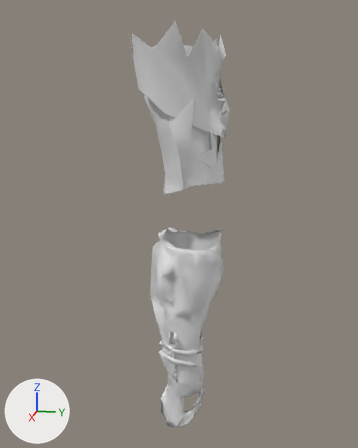
What one commit did to the FBX model Assets/Resources/Models/Equip/Arquimago_LuvaL.fbx.
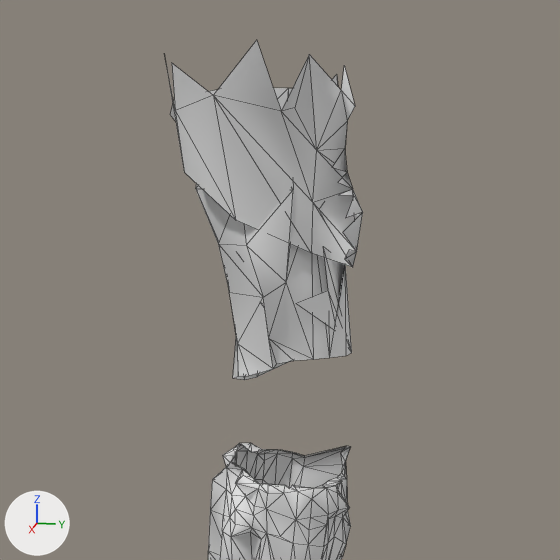
Old and new are each drawn whole from a camera (50 mm lens) standing at (0.906, 0.179, -0.164) and looking at (-0.011, -0.005, -0.394) and again close up on the part from 12% to 92% of the width and 0% to 64% of the height. Arrows for +X, +Y and +Z are at lower left; the lights stay in place. The first two pictures are the older version. The close-ups show mesh edges as thin lines. Where no turn or scale is listed for an object, it has been applied to the vertices. Vertices at exactly the same position are counted once.

In view in the first close-up: 'Piece'.
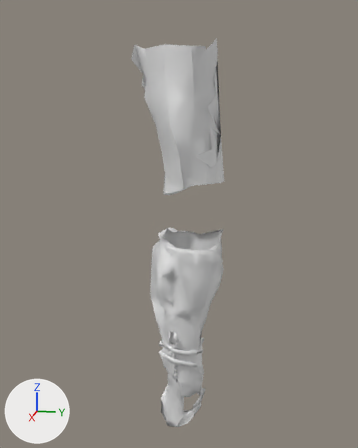
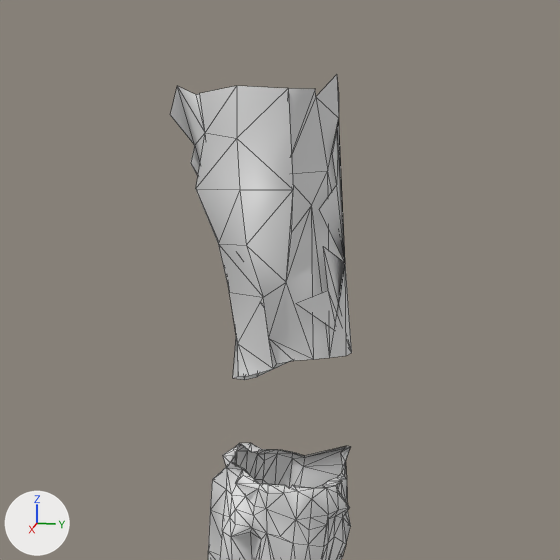
Where the change shows, as pixel boxes [x1, y1, x2, y2] in the close-ups (560 x 560 px):
'Piece', reshaped
    before: [165, 40, 363, 560]
    after: [170, 74, 352, 560]
part 1 of me_piece_010, deleted
    before: [165, 40, 363, 267]

The change, as a list of edits to the scene's bpy script:
```text
Change me_piece_010:
    used by ob_piece; location = (0.0, 0.0, 0.0)
    remove me_piece_010.from_pydata(...)  # 890 vertices, 1495 faces; spans x -0.079..0.079, y -0.096..0.09, z -0.845..-0.035
    add me_piece_010.from_pydata(...)  # 858 vertices, 1462 faces; spans x -0.079..0.064, y -0.093..0.082, z -0.845..-0.056
    me_piece_010 part 1: the loose piece of 32 vertices spanning x -0.02..0.079, y -0.096..0.09, z -0.228..-0.035 is deleted
```
